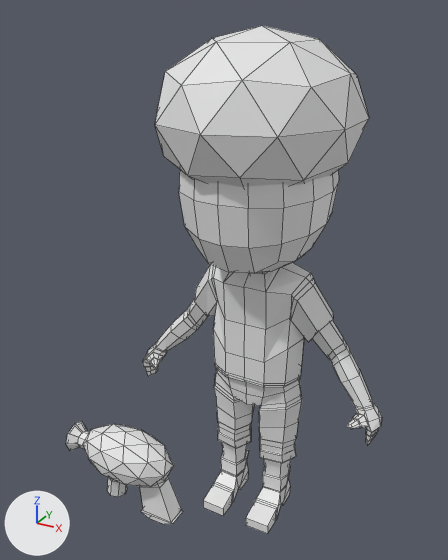
A saved change to the Blender file 3D Blender Models/Playable Characters/CoopYellowCharacter.blend.
Camera for both pictures: a camera (50 mm lens) standing at (6.93, -14.6, 14.85) and looking at (-0.27, -1.52, 8.31). The axes (+X, +Y, +Z) are drawn at lower left. The lights are the same throughout. Mesh edges are drawn as thin lines. Materials are left out; every surface is plain grey.

The first picture shows 'Cube', 'Gun'.
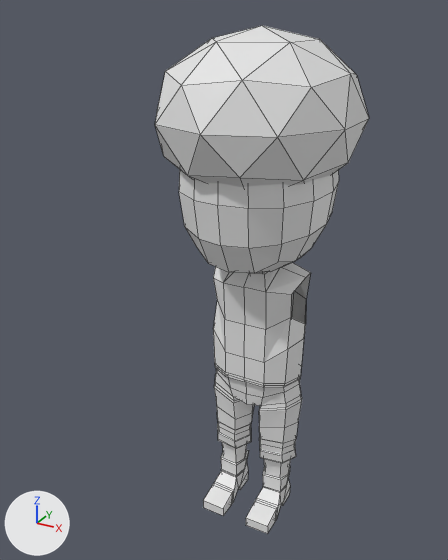
What differs and where, as boxes (x1, y1, x2, y2) in the pictures (448 x 560 px):
'Cube', reshaped (11% narrower): before (142, 26, 382, 534); after (155, 26, 369, 534)
'Gun', hidden: before (66, 422, 183, 524)
part 1 of me_cube_001, deleted: before (290, 273, 382, 445)
part 2 of me_cube_001, deleted: before (142, 264, 217, 376)

What the commit changed:
me_cube_001 has 902 vertices, 903 faces and spans x -3.94..3.94, y -3.06..2.85, z -0.03..14.45.
me_cube_001 is used by ob_cube; location (0.0, 0.0, 0.0).
me_cube_001 part 1: the loose piece of 194 vertices spanning x 1.13..3.94, y -0.78..0.76, z 3.68..8.1 is deleted.
me_cube_001 part 2: the loose piece of 194 vertices spanning x -3.94..-1.13, y -0.78..0.76, z 3.68..8.1 is deleted.
Object 'Gun' (ob_gun) is rescaled from (0.29, 0.29, 0.29) to (1.0, 1.0, 1.0).
Object 'Gun' (ob_gun) moves from (-0.04, -6.08, 5.72) to (0.0, 0.0, 0.0).
Object 'Gun' (ob_gun) is now hidden.
